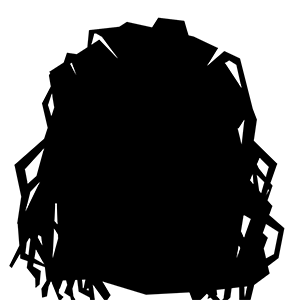
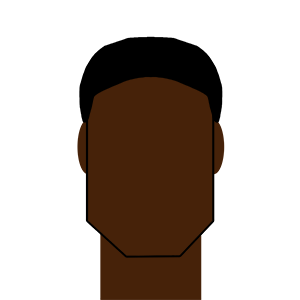
Layered file, before and after one edit (300x300). Changes by layer:
showed "hair front 1" over [79, 36, 223, 123]
showed "outline" over [85, 51, 215, 258]
showed "Body" over [77, 52, 225, 300]
hid "hair back 2" over [9, 17, 285, 300]
